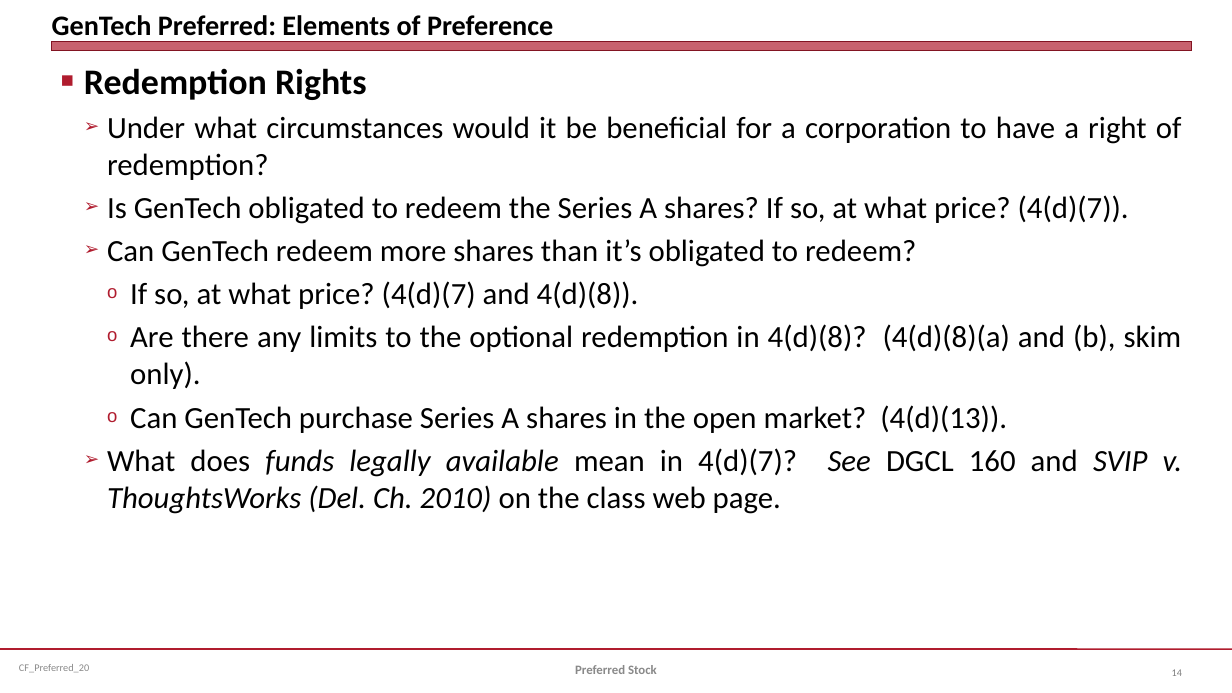
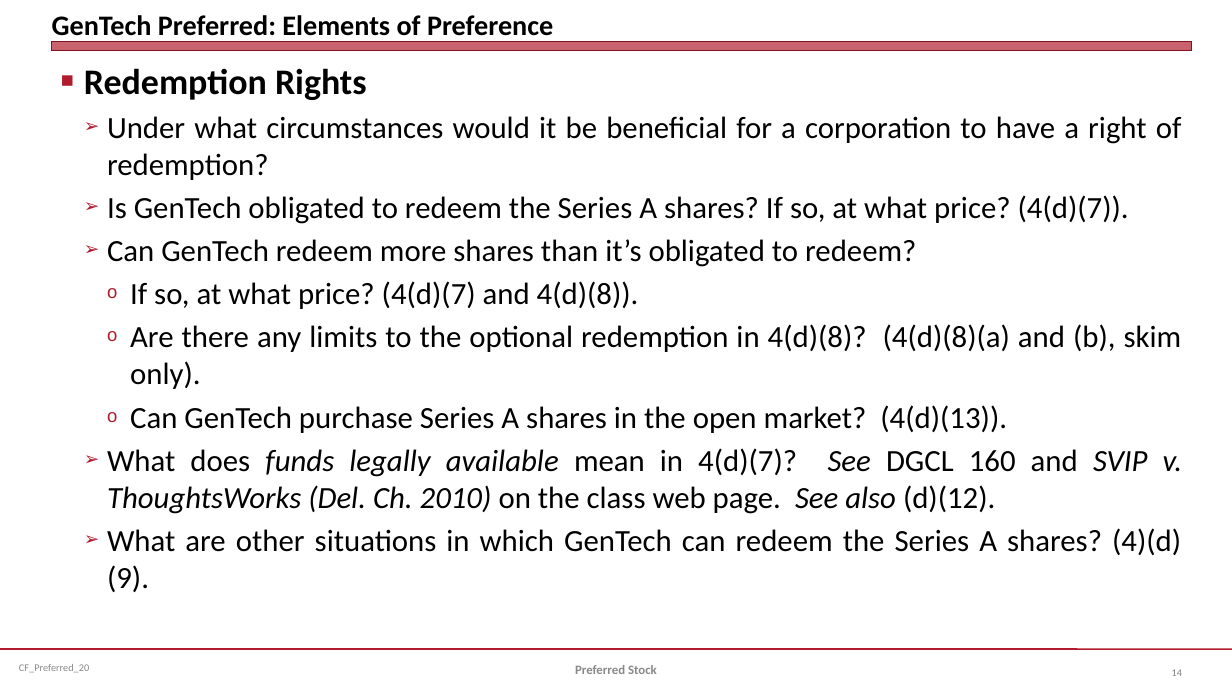
Before and after one commit to jmc877/Corporate-Finance, a slide deck: slide 14 of slides/CF_Preferred_20.pptx. Drawn at 1232x693 pixels with LibreOffice and Linux fonts; fonts in the diff are those of the drawing. Boxes give left, top, right and bottom in pixels: in the first picture for what was removed or moved away, otherwise in the second. Text is boxed around its words. In the diff, an @@ line names an element or a change of style, - is before the commit and + after.

```diff
--- a/slides/CF_Preferred_20.pptx
+++ b/slides/CF_Preferred_20.pptx
@@ text at <box>107,448,1183,592</box>: text changed; italic off @@
-  ➢ What does funds legally available mean in 4(d)(7)? See DGCL 160 and SVIP v. ThoughtsWorks (Del. Ch. 2010) on the class web page.
+  ➢ What does funds legally available mean in 4(d)(7)? See DGCL 160 and SVIP v. ThoughtsWorks (Del. Ch. 2010) on the class web page. See also (d)(12).
+  ➢ What are other situations in which GenTech can redeem the Series A shares? (4)(d)(9).
```
Also in this commit, not shown: 1 other file.
